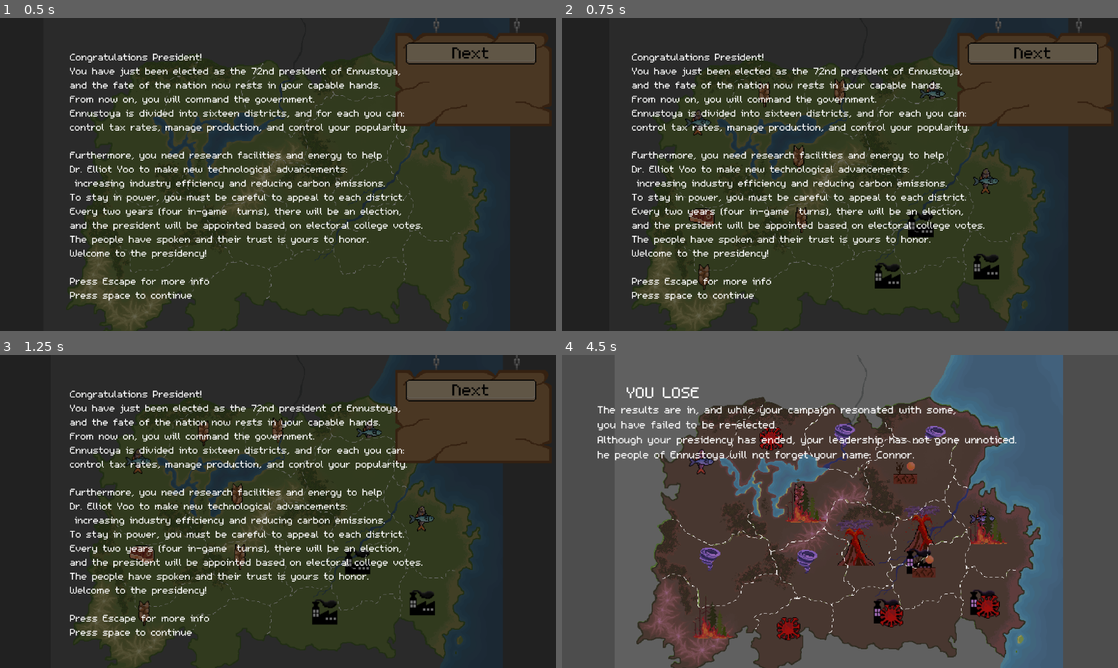
Above: before the commit, frames 1-4 (two rows, left to right).
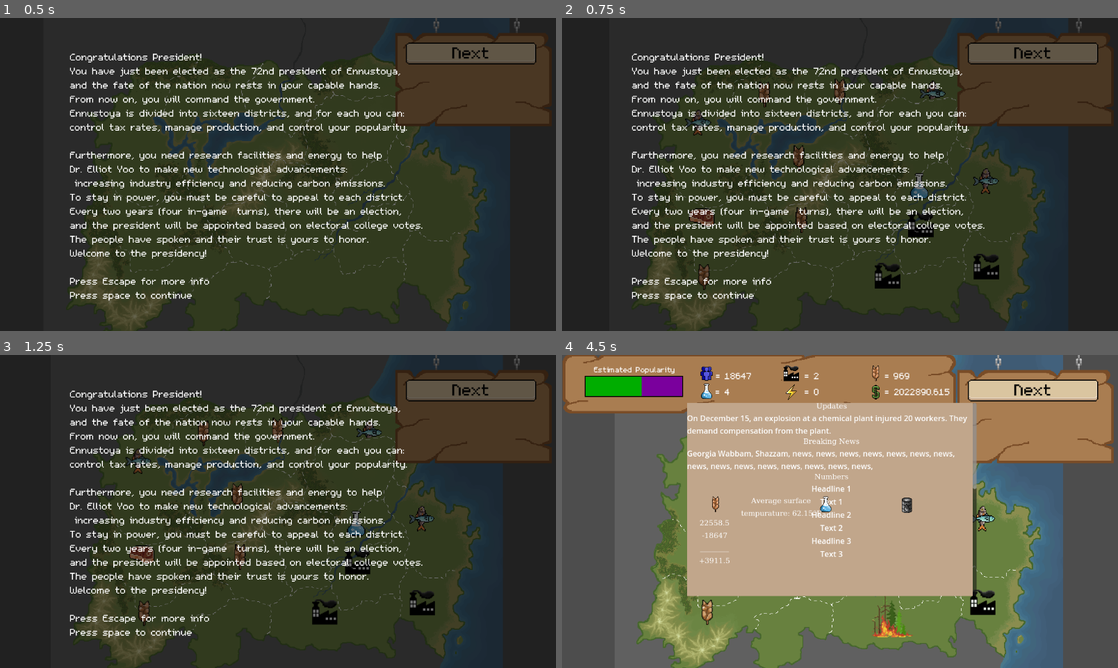
Above: after the commit, the same moments.

Repository: mccoogp/WeatherInc
Game: Godot game, scene res://world.tscn
The game is run twice, just before and just after one commit, with the same random seed, the same clock (stepped at 60 frames per second) and the same inputs. The engine's default icon, where the game draws it, is replaced by a stand-in: a white triangle on a blue panel in a dark square.
Inputs (mouse positions are in pixels of both pictures, inside the frame that each line leads up to):
- Up to frame 1 (0.5 s): no input
- Up to frame 2 (0.75 s): click "Next" at 0.5 s
- Up to frame 3 (1.25 s): no input
- Up to frame 4 (4.5 s): click "Next" at 1.25 s; tap Enter at 2, 2.85, 3.5 s; move the mouse to (962, 495) at 2.02 s; hold Right 2.03-2.78 s; hold X 2.03-2.78 s; click (962, 495) at 2.17 s; tap Space at 2.27, 2.75, 3.02, 4.25 s; move the mouse to (728, 527) at 2.77 s; hold Down 2.78-3.53 s; move the mouse to (895, 442) at 3.52 s; hold Right 3.53-4.28 s; hold Backspace 3.53-4.28 s; move the mouse to (812, 574) at 4.27 s; hold Up from 4.28 s (still down); tap Tab at 4.35 s; click (812, 574) at 4.42 s

Frame 1 is identical in both runs. In frame 2, 0.1% of the frame differs, in the area x 62-66%, y 49-58%; in frame 3, 0.1%; in frame 4, 67%, in the area x 0-100%, y 0-100%.

Commit message:
skill tree descriptions change now too
im gonna cry

Diff:
--- a/data/skill_tree.json
+++ b/data/skill_tree.json
@@ -2,7 +2,7 @@
   "Skills": {
 	"ag_1": {
 	  "name": "Agriculture Upgrade I",
-	  "description": "Basic crop rotation techniques improve soil health. Increases food productivity by 50% total.\nCost:\nEnergy: 1000\nResearch: 1",
+	  "description": "Basic crop rotation\ntechniques improve soil\nhealth. Increases food\nproductivity by 50%\ntotal.\nCost:\nEnergy: 1000\nResearch: 1",
 	  "cost": {
 		"energy": 1000,
 		"research": 1
@@ -10,7 +10,7 @@
 	},
 	"ag_2": {
 	  "name": "Agriculture Upgrade II",
-	  "description": "Advanced seeding methods expand harvestable land. Increases food productivity by 50% total.\nCost:\nEnergy: 4000\nResearch: 4",
+	  "description": "Advanced seeding methods\nexpand harvestable land.\nIncreases food productivity\nby 50% total.\nCost:\nEnergy: 4000\nResearch: 4",
 	  "cost": {
 		"energy": 4000,
 		"research": 4
@@ -18,7 +18,7 @@
 	},
 	"ag_3": {
 	  "name": "Agriculture Upgrade III",
-	  "description": "Fertilization and pest control reduce loss and accelerate growth. Increases food productivity by 50% total.\nCost:\nEnergy: 9000\nResearch: 9",
+	  "description": "Fertilization and pest\ncontrol reduce loss\nand accelerate growth.\nIncreases food productivity\nby 50% total.\nCost:\nEnergy: 9000\nResearch: 9",
 	  "cost": {
 		"energy": 9000,
 		"research": 9
@@ -26,7 +26,7 @@
 	},
 	"ag_4": {
 	  "name": "Agriculture Upgrade IV",
-	  "description": "Mechanized farming boosts efficiency and speed. Increases food productivity by 50% total.\nCost:\nEnergy: 16000\nResearch: 16",
+	  "description": "Mechanized farming boosts\nefficiency and speed.\nIncreases food productivity\nby 50% total.\nCost:\nEnergy: 16000\nResearch: 16",
 	  "cost": {
 		"energy": 16000,
 		"research": 16
@@ -34,7 +34,7 @@
 	},
 	"ag_5": {
 	  "name": "Agriculture Upgrade V",
-	  "description": "Genetically optimized crops maximize yields. Increases food productivity by 50% total.\nCost:\nEnergy: 25000\nResearch: 25",
+	  "description": "Genetically optimized crops\nmaximize yields.\nIncreases food productivity\nby 50% total.\nCost:\nEnergy: 25000\nResearch: 25",
 	  "cost": {
 		"energy": 25000,
 		"research": 25
@@ -42,7 +42,7 @@
 	},
 	"in_1": {
 	  "name": "Industry Upgrade I",
-	  "description": "Basic manufacturing techniques improve production speed and reduce material waste by 5%.\nCost:\nEnergy: 1000\nResearch: 1",
+	  "description": "Basic manufacturing\ntechniques improve production\nspeed and reduce\nmaterial waste by\n5%.\nCost:\nEnergy: 1000\nResearch: 1",
 	  "cost": {
 		"energy": 1000,
 		"research": 1
@@ -50,7 +50,7 @@
 	},
 	"in_2": {
 	  "name": "Industry Upgrade II",
-	  "description": "Introduction of assembly line processes increases factory efficiency. Production output rises by 10%.\nCost:\nEnergy: 4000\nResearch: 4",
+	  "description": "Introduction of assembly\nline processes increases\nfactory efficiency.\nProduction output\nrises by 10%.\nCost:\nEnergy: 4000\nResearch: 4",
 	  "cost": {
 		"energy": 4000,
 		"research": 4
@@ -58,7 +58,7 @@
 	},
 	"in_3": {
 	  "name": "Industry Upgrade III",
-	  "description": "Automation and robotics reduce labor costs and speed up manufacturing. Production output increases by 15%.\nCost:\nEnergy: 9000\nResearch: 9",
+	  "description": "Automation and robotics\nreduce labor costs\nand speed up\nmanufacturing. Production\noutput increases by\n15%.\nCost:\nEnergy: 9000\nResearch: 9",
 	  "cost": {
 		"energy": 9000,
 		"research": 9
@@ -66,7 +66,7 @@
 	},
 	"in_4": {
 	  "name": "Industry Upgrade IV",
-	  "description": "Advanced supply chain management optimizes resource flow and minimizes downtime. Production output rises by 20%.\nCost:\nEnergy: 16000\nResearch: 16",
+	  "description": "Advanced supply chain\nmanagement optimizes\nresource flow and\nminimizes downtime.\nProduction output\nrises by 20%.\nCost:\nEnergy: 16000\nResearch: 16",
 	  "cost": {
 		"energy": 16000,
 		"research": 16
@@ -74,7 +74,7 @@
 	},
 	"in_5": {
 	  "name": "Industry Upgrade V",
-	  "description": "Cutting-edge smart factories integrate AI-driven optimization, maximizing industrial efficiency. Production output increases by 25%.\nCost:\nEnergy: 25000\nResearch: 25",
+	  "description": "Cutting-edge smart\nfactories integrate AI-\ndriven optimization,\nmaximizing industrial\nefficiency. Production\noutput increases by\n25%.\nCost:\nEnergy: 25000\nResearch: 25",
 	  "cost": {
 		"energy": 25000,
 		"research": 25
@@ -82,7 +82,7 @@
 	},
 	"en_1": {
 	  "name": "Environment Upgrade I",
-	  "description": "Basic conservation reduces pollution. Decreases global temperature by 5°C and slows the rate of temperature increase.\nCost:\nEnergy: 1000\nResearch: 1",
+	  "description": "Basic conservation\nreduces pollution.\nDecreases global temperature\nby 5°C and slows\nthe rate of temperature\nincrease.\nCost:\nEnergy: 1000\nResearch: 1",
 	  "cost": {
 		"energy": 1000,
 		"research": 1
@@ -90,7 +90,7 @@
 	},
 	"en_2": {
 	  "name": "Environment Upgrade II",
-	  "description": "Renewable energy reduces fossil fuel use. Decreases global temperature by 5°C and slows the rate of temperature increase.\nCost:\nEnergy: 4000\nResearch: 4",
+	  "description": "Renewable energy\nreduces fossil fuel\nuse. Decreases global\ntemperature by 5°C\nand slows the rate\nof temperature increase.\nCost:\nEnergy: 4000\nResearch: 4",
 	  "cost": {
 		"energy": 4000,
 		"research": 4
@@ -98,7 +98,7 @@
 	},
 	"en_3": {
 	  "name": "Environment Upgrade III",
-	  "description": "Recycling and waste management minimize resource waste. Decreases global temperature by 5°C and slows the rate of temperature increase.\nCost:\nEnergy: 9000\nResearch: 9",
+	  "description": "Recycling and waste\nmanagement minimize\nresource waste.\nDecreases global temperature\nby 5°C and slows\nthe rate of temperature\nincrease.\nCost:\nEnergy: 9000\nResearch: 9",
 	  "cost": {
 		"energy": 9000,
 		"research": 9
@@ -106,7 +106,7 @@
 	},
 	"en_4": {
 	  "name": "Environment Upgrade IV",
-	  "description": "Reforestation and habitat restoration improve biodiversity. Decreases global temperature by 5°C and slows the rate of temperature increase.\nCost:\nEnergy: 16000\nResearch: 16",
+	  "description": "Reforestation and\nhabitat restoration\nimprove biodiversity.\nDecreases global temperature\nby 5°C and slows\nthe rate of temperature\nincrease.\nCost:\nEnergy: 16000\nResearch: 16",
 	  "cost": {
 		"energy": 16000,
 		"research": 16
@@ -114,7 +114,7 @@
 	},
 	"en_5": {
 	  "name": "Environment Upgrade V",
-	  "description": "Sustainable infrastructure ensures long-term environmental balance. Decreases global temperature by 5°C and slows the rate of temperature increase.\nCost:\nEnergy: 25000\nResearch: 25",
+	  "description": "Sustainable infrastructure\nensures long-term\nenvironmental balance.\nDecreases global temperature\nby 5°C and slows\nthe rate of temperature\nincrease.\nCost:\nEnergy: 25000\nResearch: 25",
 	  "cost": {
 		"energy": 25000,
 		"research": 25
@@ -122,7 +122,7 @@
 	},
 	"te_1": {
 	  "name": "Technology Upgrade I",
-	  "description": "Basic research facilities improve innovation speed and unlock simple technological advancements.\nCost:\nEnergy: 1000\nResearch: 1",
+	  "description": "Basic research\nfacilities improve\ninnovation speed and\nunlock simple technological\nadvancements.\nCost:\nEnergy: 1000\nResearch: 1",
 	  "cost": {
 		"energy": 1000,
 		"research": 1
@@ -130,7 +130,7 @@
 	},
 	"te_2": {
 	  "name": "Technology Upgrade II",
-	  "description": "Computing advancements accelerate research and enable complex data analysis. Research output increases by 10%.\nCost:\nEnergy: 4000\nResearch: 4",
+	  "description": "Computing advancements\naccelerate research\nand enable complex\ndata analysis.\nResearch output increases\nby 10%.\nCost:\nEnergy: 4000\nResearch: 4",
 	  "cost": {
 		"energy": 4000,
 		"research": 4
@@ -138,7 +138,7 @@
 	},
 	"te_3": {
 	  "name": "Technology Upgrade III",
-	  "description": "Advanced materials and electronics open new engineering possibilities. Research and production efficiency rise by 15%.\nCost:\nEnergy: 9000\nResearch: 9",
+	  "description": "Advanced materials\nand electronics open\nnew engineering possibilities.\nResearch and production\nefficiency rise by\n15%.\nCost:\nEnergy: 9000\nResearch: 9",
 	  "cost": {
 		"energy": 9000,
 		"research": 9
@@ -146,7 +146,7 @@
 	},
 	"te_4": {
 	  "name": "Technology Upgrade IV",
-	  "description": "Artificial intelligence revolutionizes design and discovery. Research output increases by 20%.\nCost:\nEnergy: 16000\nResearch: 16",
+	  "description": "Artificial intelligence\nrevolutionizes design\nand discovery.\nResearch output increases\nby 20%.\nCost:\nEnergy: 16000\nResearch: 16",
 	  "cost": {
 		"energy": 16000,
 		"research": 16
@@ -154,7 +154,7 @@
 	},
 	"te_5": {
 	  "name": "Technology Upgrade V",
-	  "description": "Nanotechnology and quantum computing redefine tech capabilities. Research output increases by 25%.\nCost:\nEnergy: 25000\nResearch: 25",
+	  "description": "Nanotechnology and\nquantum computing\nredefine tech\ncapabilities.\nResearch output\nincreases by 25%.\nCost:\nEnergy: 25000\nResearch: 25",
 	  "cost": {
 		"energy": 25000,
 		"research": 25
--- a/skill_tree.gd
+++ b/skill_tree.gd
@@ -1,12 +1,10 @@
 extends Control
-
-
 var json_data
 var skill_name_label
 var skill_description_label
 var skill_box
 var btn_active
-var levels = [0, 0, 0, 0, 0] # ag, in, env, tech
+var levels = [0, 0, 0, 0, 0]
 var skill_dict = {
 	'ag':0,
 	'in':1,
@@ -15,16 +13,14 @@
 }
 var current_skill
 
-# Called when the node enters the scene tree for the first time.
 func _ready() -> void:
 	const FILENAME = 'res://data/skill_tree.json'
 	json_data = load_json_data(FILENAME)
 	print(json_data)
 
-	skill_name_label = get_node('Skill Descriptions/Name');
+	skill_name_label = get_node('Skill Descriptions/Name')
 	skill_description_label = get_node('Skill Descriptions/Description')
 	skill_box = get_node('Skill Descriptions')
-
 
 func load_json_data(path : String):
 	const filename = 'res://data/skill_tree.json'
@@ -36,7 +32,15 @@
 	var skill_name = json_data[name]['name']
 	var skill_description = json_data[name]['description']
 
+	var skill_level = int(name[-1])
+	var category = skill_dict[name.split('_')[0]]
 
+	if levels[category] >= skill_level:
+		skill_description = "Already bought"
+	elif levels[category] + 1 < skill_level:
+		skill_description = "Must buy the previous level first."
+	else:
+		skill_description = json_data[name]['description']
 
 	if name == btn_active:
 		skill_box.visible = !skill_box.visible
@@ -47,18 +51,15 @@
 		current_skill = name
 
 	btn_active = name
+
 	if str(name).substr(0, 2) == "ag":
 		skill_name_label.text = "Agriculture"
-
 	if str(name).substr(0, 2) == "in":
 		skill_name_label.text = "Industrial"
-
 	if str(name).substr(0, 2) == "en":
-		skill_name_label.text = "Enviormental"
-
+		skill_name_label.text = "Environmental"
 	if str(name).substr(0, 2) == "te":
 		skill_name_label.text = "Technology"
-
 
 	skill_name_label.text += " " + str(name).substr(3, 1)
 	skill_description_label.text = skill_description
@@ -84,19 +85,16 @@
 			print("Cost: Energy =", energy_cost, "| Research =", research_cost)
 			if name.begins_with("en_"):
 				find_parent("world").temp -= 5.0
+			load_skill_description(name) # Update description immediately after purchase
 		else:
 			print("Not enough resources.")
 			print("Required -> Energy:", energy_cost, "| Research:", research_cost)
 			print("You have -> Energy:", world.energyprod, "| Research:", world.research)
 
-
-
 func _on_buy_button_pressed() -> void:
 	if skill_box.visible:
 		buy_skill(current_skill)
 
-
-# Agriculture skill signals
 func _on_ag_1_pressed() -> void:
 	print('ag_1 pressed')
 	load_skill_description('ag_1')
@@ -117,8 +115,6 @@
 	print('ag_5 pressed')
 	load_skill_description('ag_5')
 
-
-# Industrial skill signals
 func _on_in_1_pressed() -> void:
 	print('in_1 pressed')
 	load_skill_description('in_1')
@@ -139,7 +135,6 @@
 	print('in_5 pressed')
 	load_skill_description('in_5')
 
-# Environmental skill signals
 func _on_en_1_pressed() -> void:
 	print('en_1 pressed')
 	load_skill_description('en_1')
@@ -160,8 +155,6 @@
 	print('en_5 pressed')
 	load_skill_description('en_5')
 
-
-# Technology skill signals
 func _on_te_1_pressed() -> void:
 	print('te_1 pressed')
 	load_skill_description('te_1')
--- a/world.gd
+++ b/world.gd
@@ -9,13 +9,13 @@
 var foodprod = 0
 
 var food_modifier = 1.0
-var env_modifier = 0.0
+var env_modifier = 1.0
 var ind_modifier = 1.0
 var tech_modifier = 1.0
 
 var phase = 3
 var food = 0
-var money = 20000
+var money = 2000000
 
 var temp = 60
 var year = 1
@@ -656,7 +656,7 @@
 				ResetColor()
 				var skill_tree_script = get_node('CanvasLayer/News/SkillTree')
 				food_modifier = 1.0 + skill_tree_script.levels[0] * 0.1
-				env_modifier = skill_tree_script.levels[2] * 0.1
+				env_modifier = 1.0 + skill_tree_script.levels[2] * 0.1
 				ind_modifier = 1.0 + skill_tree_script.levels[1] * 0.1
 				tech_modifier = 1.0 + skill_tree_script.levels[3] * 0.1
 
--- a/world.tscn
+++ b/world.tscn
@@ -216,6 +216,7 @@
 position = Vector2(613.095, 261.905)
 scale = Vector2(67, 67)
 DistrictNumber = 10
+product = ["research"]
 center = Vector2(629, 290)
 zoom = 3.2
 image = ExtResource("13_23l0j")
@@ -618,6 +619,9 @@
 hide = true
 skillclicked = true
 
+[node name="Master Node" parent="CanvasLayer/News/SkillTree" index="0"]
+visible = false
+
 [node name="Ag 4" parent="CanvasLayer/News/SkillTree/Agriculture2" index="3"]
 visible = false
 
@@ -642,8 +646,9 @@
 [node name="Description" parent="CanvasLayer/News/SkillTree/Skill Descriptions" index="2"]
 offset_left = 759.0
 offset_top = 250.0
-offset_right = 1127.0
+offset_right = 1059.0
 offset_bottom = 640.0
+scale = Vector2(1.75, 1.75)
 text = "descrip"
 
 [node name="UpdateToggle" parent="CanvasLayer/News" index="2"]
